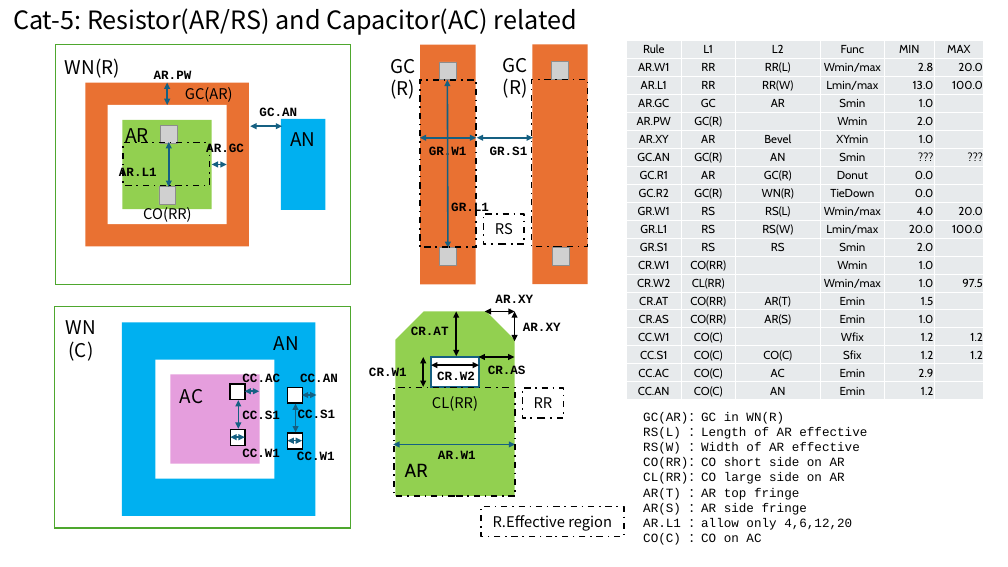
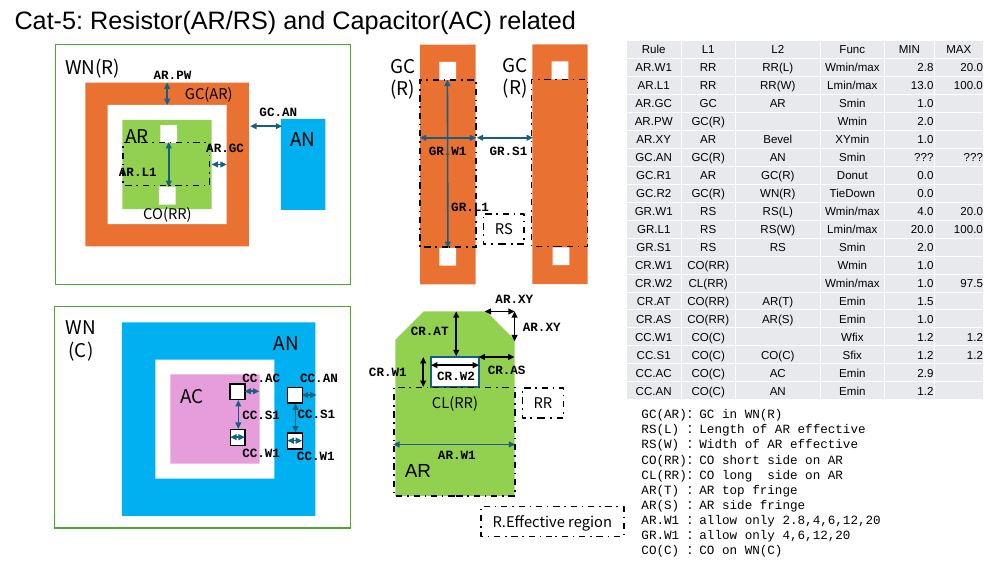
Before and after one commit to d-m-bailey/TR-1um, a slide deck: slide 7 of Document/TR-1um_DRC_summary.pptx. Drawn at 1008x567 pixels with LibreOffice and Linux fonts; fonts in the diff are those of the drawing; grey boxes stand for pictures. Boxes give left, top, right and bottom in pixels: in the first picture for what was removed or moved away, otherwise in the second. Text is boxed around its words. In the diff, an @@ line names an element or a change of style, - is before the commit and + after.

Commit message:
Add contact on GR checks.
Define small contacts as all contacts except diffusion resistance, diode, esd, and capacitor.
Update power point diagrams.

```diff
--- a/Document/TR-1um_DRC_summary.pptx
+++ b/Document/TR-1um_DRC_summary.pptx
@@ text "Cat-5: Resistor(AR/RS) and Capacitor(AC) related" at bbox=[15, 10, 576, 35]: font Noto Sans CJK JP to Arial @@
@@ table at bbox=[627, 40, 983, 402] @@
@@ fill #E8EAED to #E7E9EC in 120 cells @@
@@ font Cabin to Arial @@
@@ picture removed at bbox=[439, 62, 456, 80] @@
@@ rectangle added at bbox=[439, 62, 456, 80], fill #FFFFFF @@
@@ picture removed at bbox=[552, 61, 569, 79] @@
@@ rectangle added at bbox=[552, 61, 569, 79], fill #FFFFFF @@
@@ picture removed at bbox=[160, 125, 177, 143] @@
@@ rectangle added at bbox=[160, 125, 177, 143], fill #FFFFFF @@
@@ picture removed at bbox=[159, 187, 175, 205] @@
@@ rectangle added at bbox=[159, 187, 175, 205], fill #FFFFFF @@
@@ picture removed at bbox=[439, 248, 456, 266] @@
@@ rectangle added at bbox=[439, 248, 456, 266], fill #FFFFFF @@
@@ picture removed at bbox=[553, 247, 569, 265] @@
@@ rectangle added at bbox=[553, 247, 569, 265], fill #FFFFFF @@
@@ rectangle "GC(AR)：GC in WN(R)": place and size @@
-rectangle "GC(AR)：GC in WN(R)" at bbox=[643, 412, 867, 545]
+rectangle "GC(AR)：GC in WN(R)" at bbox=[634, 402, 975, 563]
@@ text "AR" at bbox=[405, 464, 431, 477]: font Cabin to Arial @@
@@ text in rectangle at bbox=[641, 470, 843, 482]: text changed @@
-CL(RR)：CO large side on AR
+CL(RR)：CO long side on AR
@@ text in rectangle at bbox=[641, 515, 881, 557]: text changed @@
-AR.L1 ：allow only 4,6,12,20
-CO(C) ：CO on AC
+AR.W1 ：allow only 2.8,4,6,12,20
+GR.W1 ：allow only 4,6,12,20
+CO(C) ：CO on WN(C)
```
Also in this commit, not shown: 13 other slides changed, 7 other files.
